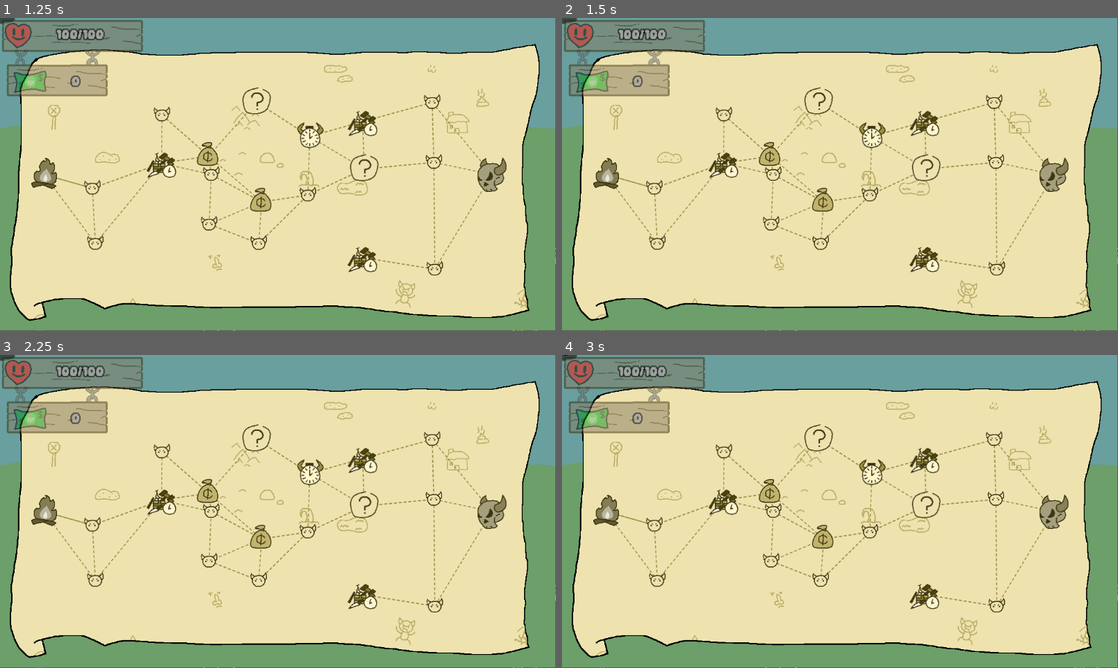
Above: before the commit, frames 1-4 (two rows, left to right).
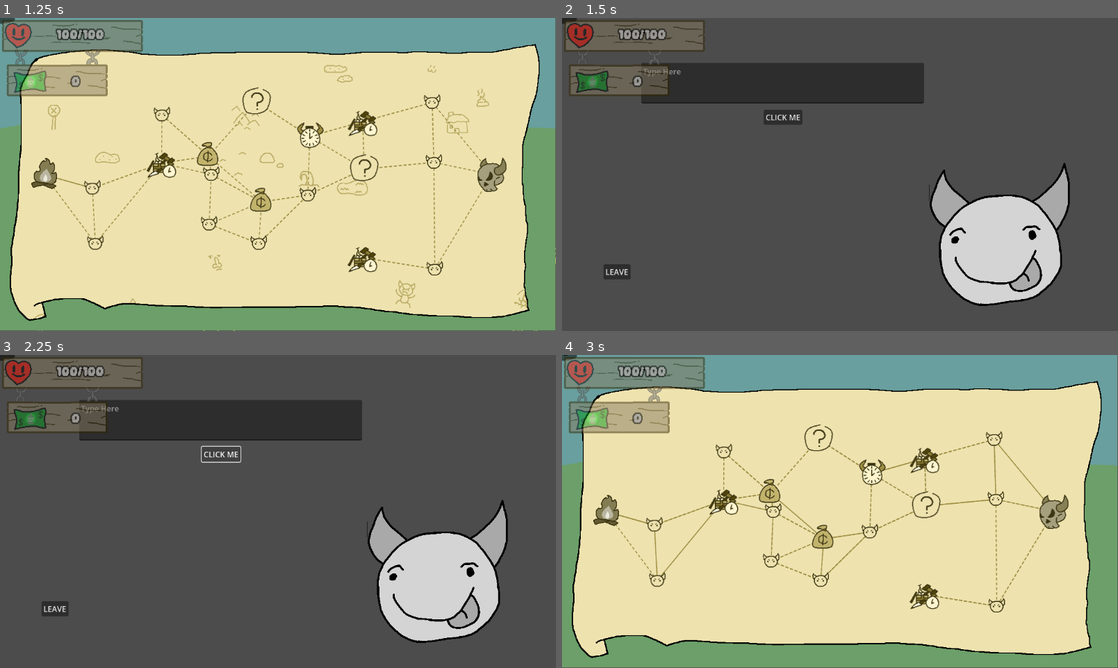
Above: after the commit, the same moments.

Repository: earle-jake97/clicker-game
Game: Godot game, scene res://start_scene.tscn
Two runs of this game, one before a commit and one after it. Both use one fixed random seed, a clock stepped at 60 frames per second and the inputs below.
Inputs (mouse positions are in pixels of both pictures, inside the frame that each line leads up to):
- Up to frame 1 (1.25 s): click "PLAY" at 0.5 s
- Up to frame 2 (1.5 s): click (1084, 61) at 1.27 s
- Up to frame 3 (2.25 s): click (222, 455) at 2 s, where only the run after the commit has a clickable "CLICK ME"
- Up to frame 4 (3 s): click (617, 608) at 2.75 s, where only the run after the commit has a clickable "LEAVE"

Frame 1 is identical in both runs. In frame 2, 99% of the frame differs, in the area x 0-100%, y 0-100%; in frame 3, 99%; in frame 4, 1.0%.

Commit message:
advs

Diff:
--- a/item_database.gd
+++ b/item_database.gd
@@ -40,6 +40,10 @@
 		preload("res://items/scripts/2/cast_iron.gd"),
 		preload("res://items/scripts/4/lucky_horseshoe.gd"),
 		preload("res://items/scripts/4/parrot.gd"),
+		preload("res://items/scripts/3/test_item.gd"),
+		preload("res://items/scripts/4/michaels_burrito.gd"),
+		preload("res://items/scripts/1/rougher_times.gd"),
+		preload("res://items/scripts/3/molten_lava_cake.gd"),
 		# preload more items here...
 	]
 	hearts = [
--- /dev/null
+++ b/items/misc/burrito_puddle.gd
@@ -0,0 +1,48 @@
+extends Node2D
+var puddle_damage
+var enemy_list = {}
+var interval = 0.2
+var time = 0.0
+var lifetime = 0.0
+const BURRITO_SCRIPT := preload("res://items/scripts/4/michaels_burrito.gd")
+@onready var animation_player: AnimationPlayer = $AnimationPlayer
+
+# Called when the node enters the scene tree for the first time.
+func _ready() -> void:
+	pass # Replace with function body.
+
+
+# Called every frame. 'delta' is the elapsed time since the previous frame.
+func _process(delta: float) -> void:
+	time += delta
+	lifetime += delta
+	if time >= interval:
+		time = 0.0
+		damage_all_enemies()
+	if lifetime >= 3.0:
+		animation_player.play("fade")
+	if lifetime >= 4.0:
+		queue_free()
+	if GameState.on_map_screen:
+		queue_free()
+
+
+func _on_area_2d_area_entered(area: Area2D) -> void:
+	var enemy = area.get_parent()
+	if is_instance_valid(enemy):
+		enemy_list.get_or_add(enemy)
+
+
+func _on_area_2d_area_exited(area: Area2D) -> void:
+	var enemy = area.get_parent()
+	if is_instance_valid(enemy):
+		enemy_list.erase(enemy)
+
+func damage_all_enemies():
+	for enemy in enemy_list.keys():
+		if enemy.has_method("take_damage"):
+			enemy.take_damage(puddle_damage, DamageBatcher.DamageType.BLEED)
+		#else:
+			#to_remove.append(enemy)
+	#for enemy in to_remove:
+		#enemy_list.erase(enemy)
--- /dev/null
+++ b/items/misc/burrito_puddle.tscn
@@ -0,0 +1,107 @@
+[gd_scene load_steps=8 format=3 uid="uid://h8glldnta74u"]
+
+[ext_resource type="Texture2D" uid="uid://7wx0wgj60bti" path="res://items/misc/colitis.png" id="1_3iey8"]
+[ext_resource type="Script" path="res://items/misc/burrito_puddle.gd" id="1_liu75"]
+
+[sub_resource type="CircleShape2D" id="CircleShape2D_o4rfw"]
+radius = 42.2966
+
+[sub_resource type="Animation" id="Animation_jnyxj"]
+length = 0.001
+tracks/0/type = "value"
+tracks/0/imported = false
+tracks/0/enabled = true
+tracks/0/path = NodePath("Sprite2D:scale")
+tracks/0/interp = 1
+tracks/0/loop_wrap = true
+tracks/0/keys = {
+"times": PackedFloat32Array(0),
+"transitions": PackedFloat32Array(1),
+"update": 0,
+"values": [Vector2(1, 1)]
+}
+tracks/1/type = "value"
+tracks/1/imported = false
+tracks/1/enabled = true
+tracks/1/path = NodePath("Sprite2D:modulate")
+tracks/1/interp = 1
+tracks/1/loop_wrap = true
+tracks/1/keys = {
+"times": PackedFloat32Array(0),
+"transitions": PackedFloat32Array(1),
+"update": 0,
+"values": [Color(1, 1, 1, 1)]
+}
+
+[sub_resource type="Animation" id="Animation_idbg4"]
+resource_name = "fade"
+tracks/0/type = "value"
+tracks/0/imported = false
+tracks/0/enabled = true
+tracks/0/path = NodePath("Sprite2D:scale")
+tracks/0/interp = 1
+tracks/0/loop_wrap = true
+tracks/0/keys = {
+"times": PackedFloat32Array(0),
+"transitions": PackedFloat32Array(1),
+"update": 0,
+"values": [Vector2(1, 1)]
+}
+tracks/1/type = "value"
+tracks/1/imported = false
+tracks/1/enabled = true
+tracks/1/path = NodePath("Sprite2D:modulate")
+tracks/1/interp = 1
+tracks/1/loop_wrap = true
+tracks/1/keys = {
+"times": PackedFloat32Array(0, 1),
+"transitions": PackedFloat32Array(1, 1),
+"update": 0,
+"values": [Color(1, 1, 1, 1), Color(1, 1, 1, 0)]
+}
+
+[sub_resource type="Animation" id="Animation_65oy7"]
+resource_name = "new_animation"
+length = 10.0
+tracks/0/type = "value"
+tracks/0/imported = false
+tracks/0/enabled = true
+tracks/0/path = NodePath("Sprite2D:scale")
+tracks/0/interp = 1
+tracks/0/loop_wrap = true
+tracks/0/keys = {
+"times": PackedFloat32Array(0, 0.5),
+"transitions": PackedFloat32Array(1, 1),
+"update": 0,
+"values": [Vector2(1e-05, 1e-05), Vector2(1, 1)]
+}
+
+[sub_resource type="AnimationLibrary" id="AnimationLibrary_fliqo"]
+_data = {
+"RESET": SubResource("Animation_jnyxj"),
+"fade": SubResource("Animation_idbg4"),
+"new_animation": SubResource("Animation_65oy7")
+}
+
+[node name="burrito_puddle" type="Node2D"]
+z_index = -1
+z_as_relative = false
+script = ExtResource("1_liu75")
+
+[node name="Sprite2D" type="Sprite2D" parent="."]
+texture = ExtResource("1_3iey8")
+
+[node name="Area2D" type="Area2D" parent="."]
+
+[node name="CollisionShape2D" type="CollisionShape2D" parent="Area2D"]
+scale = Vector2(3.04, 1.08)
+shape = SubResource("CircleShape2D_o4rfw")
+
+[node name="AnimationPlayer" type="AnimationPlayer" parent="."]
+libraries = {
+"": SubResource("AnimationLibrary_fliqo")
+}
+autoplay = "new_animation"
+
+[connection signal="area_entered" from="Area2D" to="." method="_on_area_2d_area_entered"]
+[connection signal="area_exited" from="Area2D" to="." method="_on_area_2d_area_exited"]
--- /dev/null
+++ b/items/misc/meatball.tscn
@@ -0,0 +1,20 @@
+[gd_scene load_steps=4 format=3 uid="uid://gqtw0ascl2u5"]
+
+[ext_resource type="Script" path="res://meatball.gd" id="1_el2ck"]
+[ext_resource type="Texture2D" uid="uid://bll6c8382nxrg" path="res://items/misc/meatball.png" id="2_rlbsn"]
+
+[sub_resource type="CircleShape2D" id="CircleShape2D_wb1sh"]
+radius = 14.0357
+
+[node name="Node2D" type="Node2D"]
+script = ExtResource("1_el2ck")
+
+[node name="Sprite2D" type="Sprite2D" parent="."]
+texture = ExtResource("2_rlbsn")
+
+[node name="Area2D" type="Area2D" parent="."]
+
+[node name="CollisionShape2D" type="CollisionShape2D" parent="Area2D"]
+shape = SubResource("CircleShape2D_wb1sh")
+
+[connection signal="area_entered" from="Area2D" to="." method="_on_area_2d_area_entered"]
--- /dev/null
+++ b/items/misc/miss.gd
@@ -0,0 +1,12 @@
+extends Node2D
+
+
+# Called when the node enters the scene tree for the first time.
+func _ready() -> void:
+	await get_tree().create_timer(0.2).timeout
+	queue_free()
+
+
+# Called every frame. 'delta' is the elapsed time since the previous frame.
+func _process(delta: float) -> void:
+	pass
--- /dev/null
+++ b/items/misc/miss.tscn
@@ -0,0 +1,57 @@
+[gd_scene load_steps=5 format=3 uid="uid://bnmrwmkchahe3"]
+
+[ext_resource type="Script" path="res://items/misc/miss.gd" id="1_8krd1"]
+
+[sub_resource type="Animation" id="Animation_lio5l"]
+resource_name = "new_animation"
+length = 0.2
+tracks/0/type = "value"
+tracks/0/imported = false
+tracks/0/enabled = true
+tracks/0/path = NodePath("Label:scale")
+tracks/0/interp = 1
+tracks/0/loop_wrap = true
+tracks/0/keys = {
+"times": PackedFloat32Array(0, 0.2),
+"transitions": PackedFloat32Array(1, 1),
+"update": 0,
+"values": [Vector2(1e-05, 1e-05), Vector2(1, 1)]
+}
+
+[sub_resource type="Animation" id="Animation_2ulfp"]
+length = 0.001
+tracks/0/type = "value"
+tracks/0/imported = false
+tracks/0/enabled = true
+tracks/0/path = NodePath("Label:scale")
+tracks/0/interp = 1
+tracks/0/loop_wrap = true
+tracks/0/keys = {
+"times": PackedFloat32Array(0),
+"transitions": PackedFloat32Array(1),
+"update": 0,
+"values": [Vector2(1, 1)]
+}
+
+[sub_resource type="AnimationLibrary" id="AnimationLibrary_ftunu"]
+_data = {
+"RESET": SubResource("Animation_2ulfp"),
+"new_animation": SubResource("Animation_lio5l")
+}
+
+[node name="Node2D" type="Node2D"]
+z_index = 3800
+z_as_relative = false
+script = ExtResource("1_8krd1")
+
+[node name="Label" type="Label" parent="."]
+offset_right = 40.0
+offset_bottom = 23.0
+pivot_offset = Vector2(19, 11)
+text = "MISS"
+
+[node name="AnimationPlayer" type="AnimationPlayer" parent="."]
+libraries = {
+"": SubResource("AnimationLibrary_ftunu")
+}
+autoplay = "new_animation"
--- /dev/null
+++ b/items/scripts/1/rougher_times.gd
@@ -0,0 +1,8 @@
+extends BaseItem
+
+var tags = ["bunny"]
+var rarity = 1
+const item_name = "Rougher Times"
+const item_description = "Gives a 5% chance to block damage."
+const item_icon = preload("res://items/icons/rougher_times.png")
+var file_name = "res://items/scripts/1/rougher_times.gd"
--- /dev/null
+++ b/items/scripts/3/molten_lava_cake.gd
@@ -0,0 +1,39 @@
+extends BaseItem
+const item_name = "Molten Lava Cake"
+const item_description = "5% chance to launch 5 fireballs upon hitting an enemy. These fireballs do twice your damage and can crit."
+const item_icon = preload("res://items/icons/molten_lava_cake.png")
+const tags = ["fire"]
+const rarity = 3
+var file_name = "res://items/scripts/3/molten_lava_cake.gd"
+@export var meatball_scene = preload("res://items/misc/meatball.tscn")
+
+
+func proc(target: Node, source_item: BaseItem = null):
+	var location = target.global_position
+	if not player or not target or not is_instance_valid(target):
+		return
+
+	var tree = player.get_tree() if player.is_inside_tree() else null
+	if not tree:
+		return
+
+	# Determine damage
+	var ran = randf()
+	for i in range(player.luck):
+		var new_ran = randf()
+		if new_ran < ran:
+			ran = new_ran
+	if ran > 0.05:
+		return
+	var strength = 0
+	for item in player.inventory:
+		if "Molten Lava Cake" in item.item_name:
+			strength += 1
+	spawn_fireballs(location, tree)
+
+func spawn_fireballs(target, tree):
+	for i in range(5):
+		var fireball = meatball_scene.instantiate()
+		fireball.start_pos = target
+		fireball.damage = player.calculate_damage(DamageBatcher.DamageType.NORMAL, 2.0).damage
+		tree.current_scene.add_child(fireball)
--- /dev/null
+++ b/items/scripts/3/test_item.gd
@@ -0,0 +1,27 @@
+extends BaseItem
+
+var tags = ["test_item"]
+var rarity = 3
+const item_name = "test_item.gd"
+const item_description = "Y̶̱͆ö̸̰́ü̸͖r̸̫̊ ̸̚͜a̸͉̎t̵͕͒t̴̞̆ä̵̦c̵̖͂k̷̩̄s̶̫͝ ̸̢͐h̸̛̩a̶͉͛v̸̩͝ȩ̷̅ ̶͓̒â̵͎ ̶̦̅10% chance of adding quadruple ̶̭̉d̵̢̍a̴̱̿m̷̺̿a̵͓̾g̸̲̃è̷̳,̴̠̆ ̵̘̉15% chance of adding double damage,̷̢̓ ̸̙̓ô̶̮ŗ̶̚ ̶̩̂a̶͕̎ ̷͉͗75% chance ̸̏͜o̷̞͑f̷͕̊ ̷̖̄d̷̞́ō̴̢i̶͍̓n̷̰͘g̷̝̑ ̶̎͜nothing.̶̺̎"
+const item_icon = preload("res://items/icons/test_item.png")
+var file_name = "res://items/scripts/3/test_item.gd"
+
+func proc(target: Node, source_item: BaseItem = null):
+	if not player or not target or not is_instance_valid(target):
+		return
+
+	var tree = player.get_tree() if player.is_inside_tree() else null
+	if not tree:
+		return
+
+	var ran = randf()
+	if player.luck > 0:
+		for i in range(player.luck):
+			var new_roll = randf()
+			if new_roll < ran:
+				ran = new_roll
+	if ran <= 0.1:
+		target.take_damage(player.calculate_damage().damage * 4)
+	elif ran <= 0.25:
+		target.take_damage(player.calculate_damage().damage * 2)
--- /dev/null
+++ b/items/scripts/4/michaels_burrito.gd
@@ -0,0 +1,34 @@
+extends BaseItem
+const item_name = "Michael's Burrito"
+const item_description = "Killing an enemy has a 10% chance to drop a blood puddle that deals 20% of your damage every second. The blood is yours, not theirs. (colitis)"
+const item_icon = preload("res://items/icons/michaels_burrito.png")
+const tags = []
+const rarity = 4
+var file_name = "res://items/scripts/4/michaels_burrito.gd"
+var player_body = TestPlayer
+static var percent_dmg = 0.2
+static var puddle_chance = 0.1
+var puddle := preload("res://items/misc/burrito_puddle.tscn")
+
+
+func proc(target: Node, source_item: BaseItem = null):
+	if not player or not target or not is_instance_valid(target):
+		return
+
+	var tree = player.get_tree() if player.is_inside_tree() else null
+	if not tree:
+		return
+
+	var strength = 0
+	target.set_meta("burrito", true)
+
+static func calculate_puddle_chance():
+	var rand = randf()
+	for i in range(PlayerController.luck):
+		var new_rand = randf()
+		if new_rand < rand:
+			rand = new_rand
+	return {
+		"random_value": rand,
+		"puddle_chance": puddle_chance
+	}
--- a/map/map_view.gd
+++ b/map/map_view.gd
@@ -39,11 +39,9 @@
 	current_layer = 0
 
 	if MapState.nodes.is_empty():
-		print("Empty map!")
 		generate_map()
 		save_map_to_state()
 	else:
-		print("Non empty map!")
 		for data in MapState.nodes:
 			var node = MAP_NODE_SCENE.instantiate()
 			node.map_id = data["id"]
@@ -478,3 +476,7 @@
 
 func switch_to_scene(scene):
 	SceneManager.switch_to_scene(scene)
+
+
+func _on_texture_button_pressed() -> void:
+	SceneManager.switch_to_scene("res://systems/test_room.tscn")
--- a/map/map_view.tscn
+++ b/map/map_view.tscn
@@ -42,7 +42,15 @@
 position = Vector2(575, 323)
 texture = ExtResource("1_wqbe1")
 
+[node name="TextureButton" type="TextureButton" parent="."]
+offset_left = 1065.0
+offset_top = 73.0
+offset_right = 1105.0
+offset_bottom = 113.0
+
 [node name="cover" type="Sprite2D" parent="."]
 z_index = 3
 position = Vector2(575, 323)
 texture = ExtResource("2_jlhvv")
+
+[connection signal="pressed" from="TextureButton" to="." method="_on_texture_button_pressed"]
--- /dev/null
+++ b/meatball.gd
@@ -0,0 +1,54 @@
+extends Node2D
+@onready var collision_shape_2d: CollisionShape2D = $Area2D/CollisionShape2D
+var rotation_speed := 0.0
+var rotation_direction := 1.0
+var start_pos: Vector2
+var damage: float
+var player: Node
+var time := 0.0
+var duration
+var hit := false
+var target_pos: Vector2
+@export var speed: float = 50.0
+var arc_height
+var called = false
+
+var enemy_list = {}
+
+# Called when the node enters the scene tree for the first time.
+func _ready() -> void:
+	target_pos = Vector2(randf_range(start_pos.x - 200, start_pos.x + 200), randf_range(start_pos.y - 30, start_pos.y + 30))
+	duration = randf_range(0.3, 0.5)
+	arc_height = randf_range(200, 600.0)
+	collision_shape_2d.disabled = true
+	rotation_speed = randf() * 300
+	var dir = randf()
+	if dir >= .5:
+		rotation_direction = -1.0
+
+
+# Called every frame. 'delta' is the elapsed time since the previous frame.
+func _process(delta: float) -> void:
+	z_index = global_position.y
+	time += delta
+	var t = clamp(time / duration, 0, 1)
+
+	var p0 = start_pos
+	var p1 = (start_pos + target_pos) / 2 - Vector2(0, arc_height)
+	var p2 = target_pos
+
+	# Quadratic Bézier interpolation
+	var pos = (1 - t) * (1 - t) * p0 + 2 * (1 - t) * t * p1 + t * t * p2
+	global_position = pos
+	rotation += rotation_direction * rotation_speed * delta
+	if t >= 0.6:
+		collision_shape_2d.disabled = false
+	if t >= 1.0:
+		queue_free()
+
+
+func _on_area_2d_area_entered(area: Area2D) -> void:
+	var enemy = area.get_parent()
+	if enemy.has_method("take_damage"):
+		enemy.take_damage(damage)
+		queue_free()
--- a/scenes/enemies/imp.tscn
+++ b/scenes/enemies/imp.tscn
@@ -628,6 +628,7 @@
 [node name="Area2D" type="Area2D" parent="."]
 visible = false
 position = Vector2(-5, -114)
+scale = Vector2(1, 1.44)
 
 [node name="CollisionShape2D" type="CollisionShape2D" parent="Area2D"]
 position = Vector2(12, 47)
--- a/scenes/player_controller.gd
+++ b/scenes/player_controller.gd
@@ -230,6 +230,16 @@
 	}
 
 func take_damage(damage, penetration) -> void:
+	var block = randf()
+	for i in range(luck):
+		var new_block = randf()
+		if new_block > block:
+			block = new_block
+	if block <= get_block_chance():
+		var miss = preload("res://items/misc/miss.tscn").instantiate()
+		miss.global_position = TestPlayer.global_position + Vector2(randf_range(-50.0, 10.0), randf_range(-80, -40.0))
+		get_tree().current_scene.add_child(miss)
+		return
 	var damage_reduction = (total_armor - penetration)/(100.0 + total_armor - penetration)
 	damage *= (1 - damage_reduction)
 	damage = round(damage)
@@ -246,13 +256,17 @@
 		if item.item_name == "Parrot":
 			proc_count += 1
 	var used_thunderbolt = false
+	var used_lava_cake = false
 	for item in inventory:
 		for i in range(proc_count):
 			if item.has_method("proc"):
 				if item.tags.has("thunderbolt") and not used_thunderbolt:
 					item.proc(target, source_item)
 					used_thunderbolt = true
-				elif not item.tags.has("thunderbolt"):
+				elif item.item_name == "Molten Lava Cake" and not used_lava_cake:
+					item.proc(target, source_item)
+					used_lava_cake = true
+				else:
 					item.proc(target, source_item)
 
 
@@ -265,6 +279,16 @@
 		for child in get_tree().get_root().find_child("Positions", true, false).get_children():
 			position_map.append(child)
 		position = 1
+
+func get_block_chance():
+	var count = 0
+	for item in inventory:
+		if item.item_name == "Rougher Times":
+			count += 1
+	if count == 0:
+		return 0
+	else:
+		return 1 - pow(0.95, count)
 
 func reset_to_defaults():
 	base_attack_damage = 10
--- a/systems/EnemyDeathListener.gd
+++ b/systems/EnemyDeathListener.gd
@@ -1,7 +1,9 @@
 extends Node
 
+var burrito_script := preload("res://items/scripts/4/michaels_burrito.gd")
 var oil_item_script := preload("res://items/scripts/2/oil.gd")
 const OIL_EXPLOSION = preload("res://items/misc/oil_explosion.tscn")
+const BURRITO_PUDDLE = preload("res://items/misc/burrito_puddle.tscn")
 var enemy_list = []
 func _ready():
 	# Optionally, watch for enemies added dynamically
@@ -14,11 +16,27 @@
 
 func _on_enemy_died(enemy):
 	if enemy.has_meta("oil_applied") and enemy in enemy_list:
-		enemy_list.erase(enemy)
 		spawn_oil_explosion(enemy.global_position, enemy)
+	if enemy.has_meta("burrito") and enemy in enemy_list:
+		var chance = burrito_script.calculate_puddle_chance()
+		if chance.puddle_chance >= chance.random_value:
+			spawn_blood_puddle(enemy.global_position)
+	enemy_list.erase(enemy)
+
+
+func spawn_blood_puddle(position: Vector2):
+	var strength = 0
+	for item in PlayerController.inventory:
+		if item.item_name == "Michael's Burrito":
+			strength += 1
+
+	var puddle = BURRITO_PUDDLE.instantiate()
+	puddle.puddle_damage = (burrito_script.percent_dmg + (0.1 * strength)) * PlayerController.calculate_damage().damage
+	puddle.global_position = position
+	add_child(puddle)
 
 func spawn_oil_explosion(position: Vector2, enemy: Node):
-	var strength = 0
+	var strength = 1
 	for item in PlayerController.inventory:
 		if item.item_name == "Oil":
 			strength += 1
--- a/systems/shop/secret shop.gd
+++ b/systems/shop/secret shop.gd
@@ -16,6 +16,7 @@
 var lowest_price = 30
 
 func _ready() -> void:
+	TestPlayer.visible = false
 	HealthBar.button.visible = false
 	HealthBar.fast_forward = false
 	set_up_items()
@@ -23,6 +24,8 @@
 func _process(delta: float) -> void:
 	if hover_exit and Input.is_action_just_pressed("Click"):
 		Tooltip.hide_tooltip()
+		if GameState.endless_mode:
+			SceneManager.switch_to_scene("res://systems/map/horde_scenes/horde_endless.tscn")
 		SceneManager.switch_to_scene("res://map/map_view.tscn")
 		GameState.on_map_screen = true
 
--- a/systems/shop/shop_endless.gd
+++ b/systems/shop/shop_endless.gd
@@ -14,7 +14,7 @@
 const SHOPKEEP_MAD = preload("res://systems/shop/shopkeep_mad.png")
 const HORDE = preload("res://systems/map/horde_scenes/horde_endless.tscn")
 const BOSS_1_MAP = preload("res://systems/map/boss_scenes/boss_1_map.tscn")
-var difficulty_scaling = 0.15
+var difficulty_scaling = 0.3
 var lowest_price = 30
 
 func _ready() -> void:
@@ -89,7 +89,7 @@
 		return 4
 	elif rand <= 0.15:
 		return 3
-	elif rand <= 0.4:
+	elif rand <= 0.35:
 		return 2
 	else:
 		return 1
--- /dev/null
+++ b/systems/test_room.gd
@@ -0,0 +1,23 @@
+extends Node2D
+@onready var text_edit: TextEdit = $TextEdit
+@onready var leave_button: Button = $leave_button
+
+
+# Called when the node enters the scene tree for the first time.
+func _ready() -> void:
+	pass # Replace with function body.
+
+# Called every frame. 'delta' is the elapsed time since the previous frame.
+func _process(delta: float) -> void:
+	pass
+
+func _on_button_pressed() -> void:
+	var input = text_edit.text
+	for item_script in ItemDatabase.items:
+		var instance = item_script.new()
+		if instance.item_name == input:
+			PlayerController.add_item(instance)
+			print("Added ", instance.item_name, " to inventory.")
+
+func _on_leave_button_pressed() -> void:
+	SceneManager.switch_to_scene("res://map/map_view.tscn")
--- /dev/null
+++ b/systems/test_room.tscn
@@ -0,0 +1,35 @@
+[gd_scene load_steps=3 format=3 uid="uid://cnrg8fdovmn2s"]
+
+[ext_resource type="Script" path="res://systems/test_room.gd" id="1_8c6dp"]
+[ext_resource type="Texture2D" uid="uid://rfrp23e3fyfe" path="res://systems/blep.png" id="2_3d5yf"]
+
+[node name="Node2D" type="Node2D"]
+script = ExtResource("1_8c6dp")
+
+[node name="TextEdit" type="TextEdit" parent="."]
+offset_left = 164.0
+offset_top = 93.0
+offset_right = 750.0
+offset_bottom = 177.0
+placeholder_text = "Type Here"
+
+[node name="Button" type="Button" parent="."]
+offset_left = 418.0
+offset_top = 190.0
+offset_right = 498.0
+offset_bottom = 221.0
+text = "CLICK ME"
+
+[node name="leave_button" type="Button" parent="."]
+offset_left = 86.0
+offset_top = 510.0
+offset_right = 142.0
+offset_bottom = 541.0
+text = "LEAVE"
+
+[node name="Sprite2D" type="Sprite2D" parent="."]
+position = Vector2(907, 448)
+texture = ExtResource("2_3d5yf")
+
+[connection signal="pressed" from="Button" to="." method="_on_button_pressed"]
+[connection signal="pressed" from="leave_button" to="." method="_on_leave_button_pressed"]
Binary file changed: items/icons/bloody_syringe.png
Binary file changed: items/icons/bowling_ball.png
Binary file changed: items/icons/contaminated_syringe.png
Binary file changed: items/icons/evil_stopwatch.png
Binary file changed: items/icons/holey_shield.png
Binary file added: items/icons/holy_shield.png
Not shown, added: items/icons/holy_shield.png.import
Binary file changed: items/icons/many_edged_sword.png
Binary file added: items/icons/michaels_burrito.png
Not shown, added: items/icons/michaels_burrito.png.import
Binary file added: items/icons/molten_lava_cake.png
Not shown, added: items/icons/molten_lava_cake.png.import
(and 26 more such lines)
